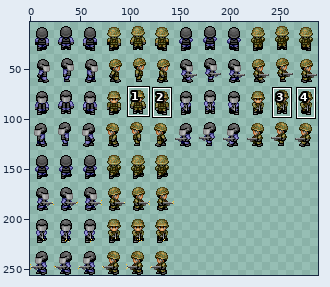
File history of a sprite sheet, 卒業制作作品/卒業制作作品/兵士・軍人.png. Above: a wide view before the commit, with the close-up outlined.
Close-up. Before the commit:
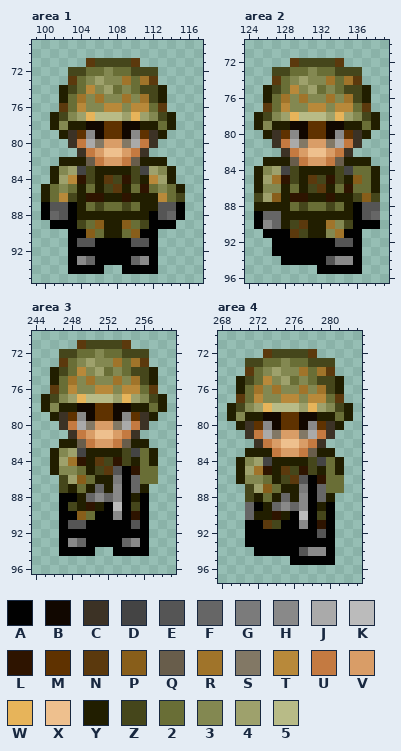
The file is 288x256 pixels. Colours within 5 levels of each other are drawn and written as one. Shown: area 1: x 99..117, y 69..95; area 2: x 124..139, y 70..96; area 3: x 244..259, y 70..96; area 4: x 268..283, y 70..97. The wide view leaves out empty margins. The commit also changed other parts of the picture, which this record leaves out.
Palette (. is transparent): A #010101  B #110700  C #3c3225  D #444444  E #555555  F #666666  G #7b7b7b  H #898989  J #aaaaaa  K #bbbbbb  L #2e1400  M #5f3200  N #5b390d  P #885e1a  Q #685d4b  R #a0742a  S #827865  T #b8893a  U #c47a41  V #d99d67  W #e7b45a  X #eec08e  Y #211e00  Z #45461b  2 #696e36  3 #838851  4 #9ea16c  5 #b8bb87
Pixels before, area 1, first column x 100:
71 .....NZZZZN.....
72 ...ZZ22322ZZZ...
73 ...N23433R2RN...
74 ..YZ2T34232ZZY..
75 ..Y2R3R33R3RZY..
76 ..N2T33TT3TT2N..
77 .YZ34W5554W43ZY.
78 .Y3YYBBMMBBYY2Y.
79 ..YCMHBMMBHMCY..
80 ...CUJSVVSJUC...
81 ....CUVXXVUC....
82 ..YYYQUVVUQYYY..
83 .Y34DZYYYYZD43Y.
84 .Y4TLZYNZLZYT4Y.
85 Y232Y2YZNY2L232Y
86 Y2TZYLLYYLYYYT2Z
87 AEEAY2Z22Z2YYEEA
88 AFEAYYYYYYYYAEFA
89 .AAAZ2PYYP2ZAAA.
90 ...AAP2YY2PAA...
91 ...AEEAAAAEEA...
92 ...AAAAAAAAAA...
93 ...AHFAAAAFHA...
94 ...AAAA..AAAA...
Pixels before, area 2, first column x 125:
72 ....NZZZZN....
73 ..ZZ22322ZZZ..
74 ..N23433R2RN..
75 .YZ2T34232ZZY.
76 .Y2R3R33R3RZY.
77 .N2T33TT3TT2N.
78 YZ34W5554W43ZY
79 Y3YYBBMMBBYY2Y
80 .YCMHBMMBHMCY.
81 ..CUJSVVSJUC..
82 ...CUVXXVUC...
83 .YYYQUVVUQYYY.
84 Y34DZYYYYZD22Y
85 Y4RLZYNZLZYP2Y
86 Y33Y2YZNY2L22Y
87 Z4PYLLYYLYYZPZ
88 YYYY2Z22Z2YAEE
89 AFFYYYYYYYYAEF
90 AHFYZNYYR3ZAAA
91 .AAANZYY3RAA..
92 ..AAAAAAAEEA..
93 ..AAAAAAAAAA..
94 ...AAAAAEHHA..
95 .......AAAAA..
Pixels before, area 3, first column x 245:
71 ....NZZZZN....
72 ..ZZ22322ZZZ..
73 ..N23433R2RN..
74 .YZ2T34232ZZY.
75 .Y2R3R33R3RZY.
76 .N2T33TT3TT2N.
77 YZ34W5554W43ZY
78 Y3YYBBMMBBYY2Y
79 .YCMHBMMBHMCY.
80 ..CUJSVVSJUC..
81 ...CUVXXVUC...
82 ..YYQUVVUQYY..
83 .Y34DYYYYZD2Y.
84 .Y4RLYNZLZY2Y.
85 .Y332YZNEAL22.
86 ..Z4P2YYGAF22.
87 ..ZY2YFYHAFY..
88 ..AAYFHFHAYA..
89 ..AZYLYAKAZA..
90 ..AAP2AAHALA..
91 ..AEEAAAAAEA..
92 ..AAAAAAAAAA..
93 ..AHFAAAAFHA..
94 ..AAAA..AAAA..
Pixels before, area 4, first column x 269:
72 ....NZZZZN....
73 ..ZZ22322ZZZ..
74 ..N23433R2RN..
75 .YZ2T34232ZZY.
76 .Y2R3R33R3RZY.
77 .N2T33TT3TT2N.
78 YZ34W5554W43ZY
79 Y3YYBBMMBBYY2Y
80 .YCMHBMMBHMCY.
81 ..CUJSVVSJUC..
82 ...CUVXXVUC...
83 ..YYYUVVUQYY..
84 .Y34DYYYYZD2Y.
85 .Y4RLYNZLZY2Y.
86 .Y332YZNEAL22.
87 ..Z4P2YYGAF22.
88 ..ZY2YFYHAFY..
89 ..FAYFHFHAYA..
90 ..FYYLYAKAZA..
91 ..AANZAAHALA..
92 ..AAAAAAAAEA..
93 ..AAAAAAAAAA..
94 ...AAAAAEHHA..
95 .......AAAAA..
New version:
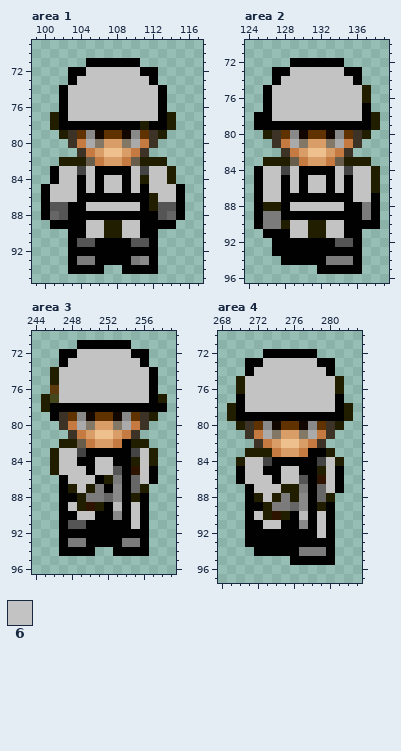
Colours new in this view: 6 #c3c3c3
What changed:
Changed rows in their new state; - is an unchanged pixel.
Area 1:
first column x 102:
71 ---AAAAAA---
72 -AA666666AA-
73 -A66666666A-
74 A6666666666A
75 A6666666666A
76 A6666666666A
77 A6666666666A
78 AAAAAAAAA-AA
first column x 100:
83 -A66-6AAAA6-66--
84 -A66A6A66A6-66--
85 A666A6A66A6A666A
86 A666AAAAAAAA-66A
87 ----A666666A----
88 ----AAAAAAAA----
89 ----A66--66A----
90 -----66--66-----
93 ----GG----G-----
Area 2:
first column x 125:
72 ----AAAAAA---
73 --AA666666AA-
74 --A66666666A-
75 -A6666666666-
76 -A6666666666-
77 -A6666666666A
78 AA6666666666A
79 AAAAAAAAAAAAA
first column x 125:
84 A66-6AAAA6-66-
85 A66A6A66A6A66-
86 A66A6A66A6A66-
87 A66AAAAAAAA66A
88 A--A666666A-GA
89 -GGAAAAAAAA-GA
90 -GG-66--66A---
91 ----66--66----
94 --------GGG---
Area 3:
first column x 246:
71 ---AAAAAA----
72 -AA666666AA--
73 -A66666666A--
74 -6666666666A-
75 -6666666666A-
76 -6666666666A-
77 -6666666666A-
78 AAAAAAAAAAAAA
79 A------------
82 --------A----
83 -66-AAAAA-6--
84 -66AA66AA-6--
85 -666A66---6A-
86 -A666A----6A-
87 -A-6-GA------
88 ----GG-------
89 --6------6---
90 ---66----6---
91 ---------6---
93 --GG----GG---
Area 4:
first column x 270:
72 ---AAAAAA---
73 -AA666666AA-
74 -A66666666A-
75 -6666666666-
76 -6666666666-
77 A6666666666A
78 A6666666666A
79 AAAAAAAAAAAA
first column x 270:
83 --------AA--
84 -66-AAAAA-6-
85 A66AA66AA-6A
86 A666A66---6A
87 -A666-----6A
88 -A-6-G------
89 -A--GG------
90 -A6------6--
91 ---66----6--
92 ---------6--
94 -------GGG--
Boxes around the changes in both close-ups, in picture pixels (x1, y1, x2, y2):
changed: (41, 58, 185, 265)
changed: (254, 58, 380, 265)
changed: (50, 340, 167, 547)
changed: (236, 349, 344, 556)
